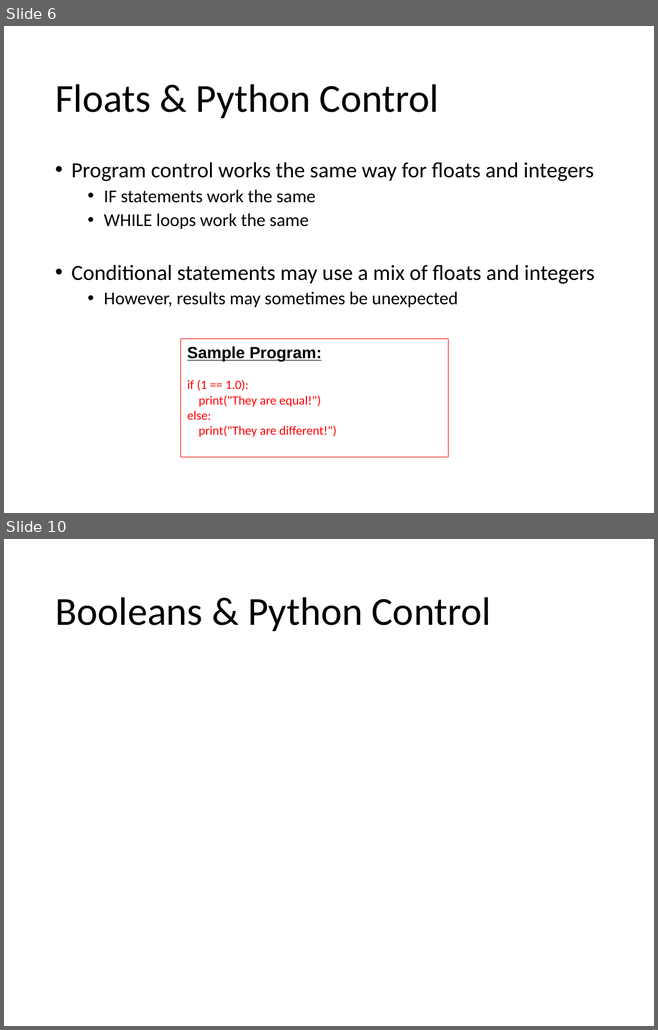
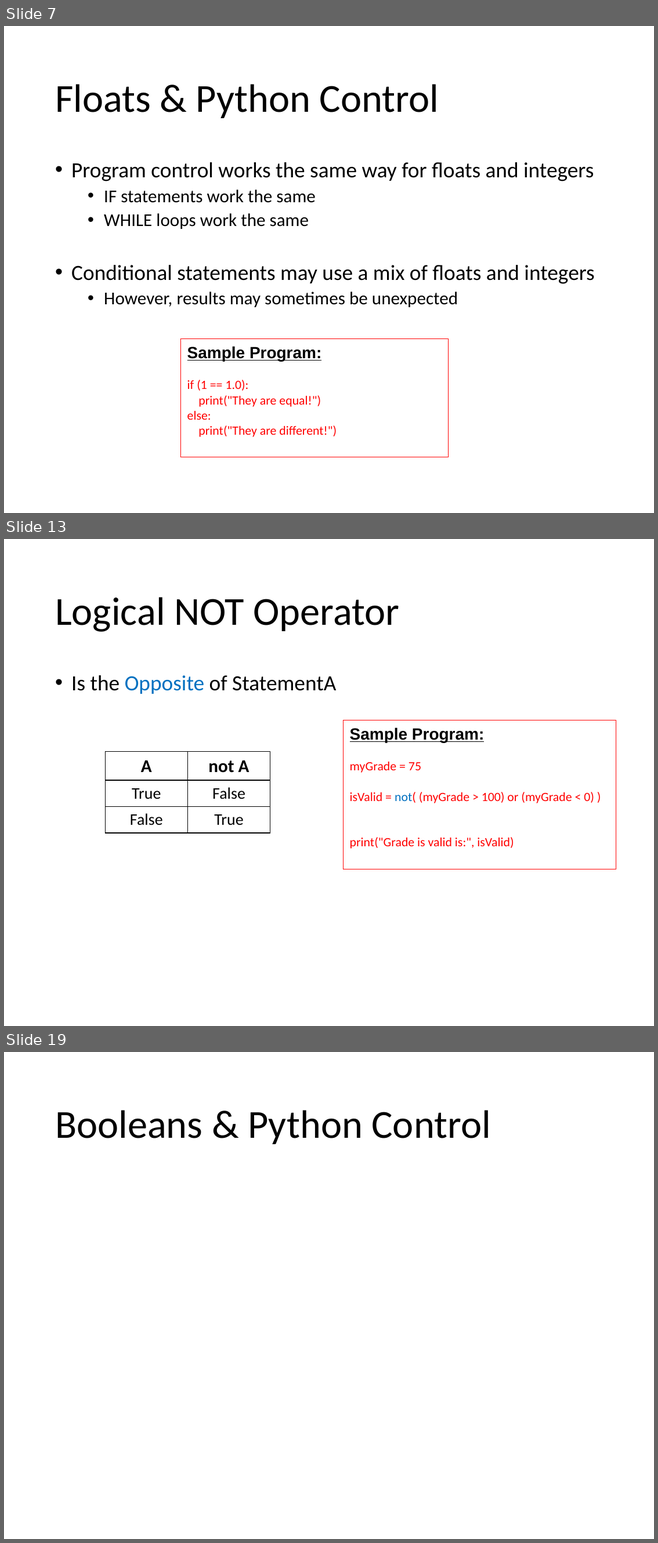
Before and after one commit to Greg5519/ICS2O0, a slide deck: Topic B Programming Introduction/B.4 Lesson - Python More Variables.pptx. Shown one above the other, each under a label of ours: slides 6 and 10 before the commit, slides 7, 13 and 19 after it; the slides between them are not shown. The pictures are 658x1030 and 658x1543 pixels, drawn with LibreOffice and Linux fonts; fonts in the diff are those of the drawing. Boxes give left, top, right and bottom in pixels: in the first picture for what was removed or moved away, otherwise in the second. Text is boxed around its words. In the diff, an @@ line names an element or a change of style, - is before the commit and + after.

```diff
--- a/Topic B Programming Introduction/B.4 Lesson - Python More Variables.pptx
+++ b/Topic B Programming Introduction/B.4 Lesson - Python More Variables.pptx
@@ slide 13 added at (4,539,654,1026), background #FFFFFF @@
@@ title added at (55,597,400,632), 44 pt, text #000000 @@
+Logical NOT Operator
@@ text added at (71,675,336,694), 24 pt, text #000000 @@
+• Is the Opposite of StatementA
@@ rectangle added at (343,720,616,869), outline #FF0000 0.75 pt, 14 pt, text #FF0000 @@
+Sample Program:
+myGrade = 75
+isValid = not( (myGrade > 100) or (myGrade < 0) )
+print("Grade is valid is:", isValid)
@@ table added at (106,751,270,832), 3 rows, 2 columns @@
+A | not A
+True | False
+False | True
@@ what was slide 6 is now slide 7 @@
@@ what was slide 10 is now slide 19 @@
```
Also in this commit, not shown: 2 slides changed, 8 other slides added, 1 slide removed, 1 other file.
